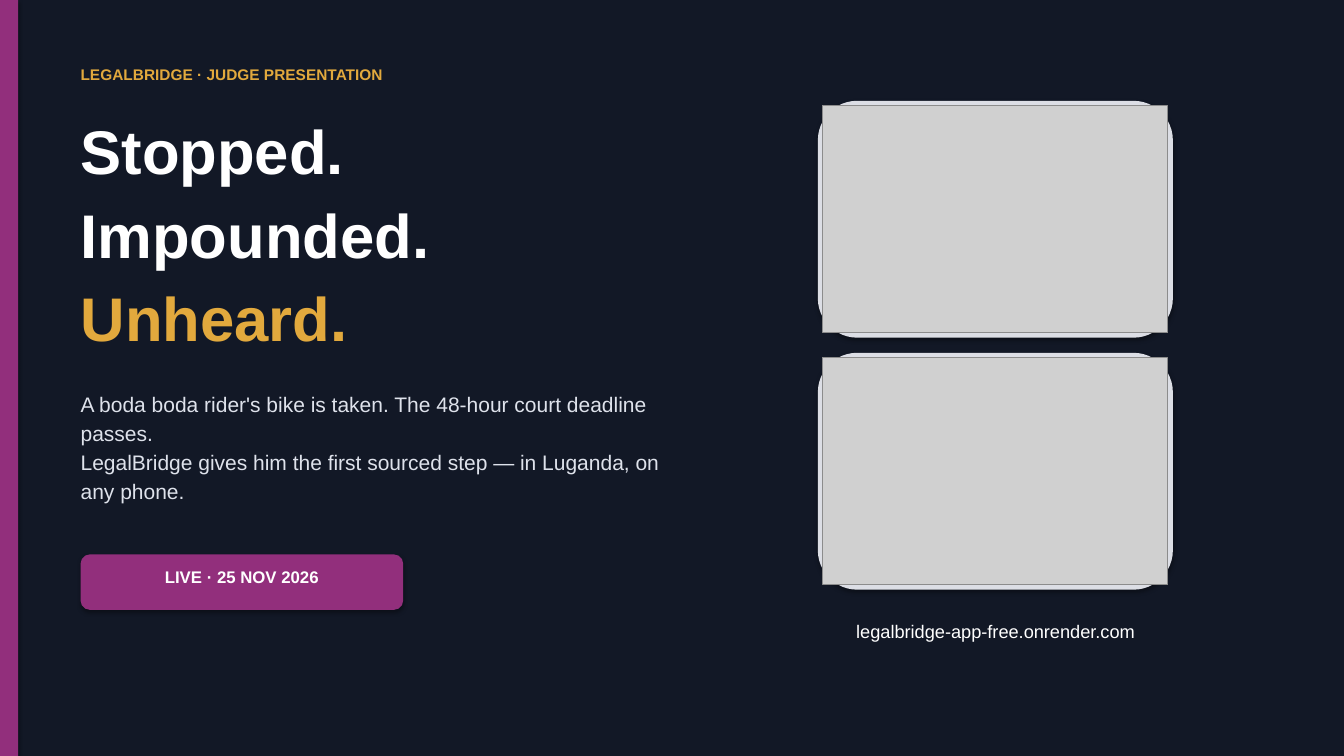
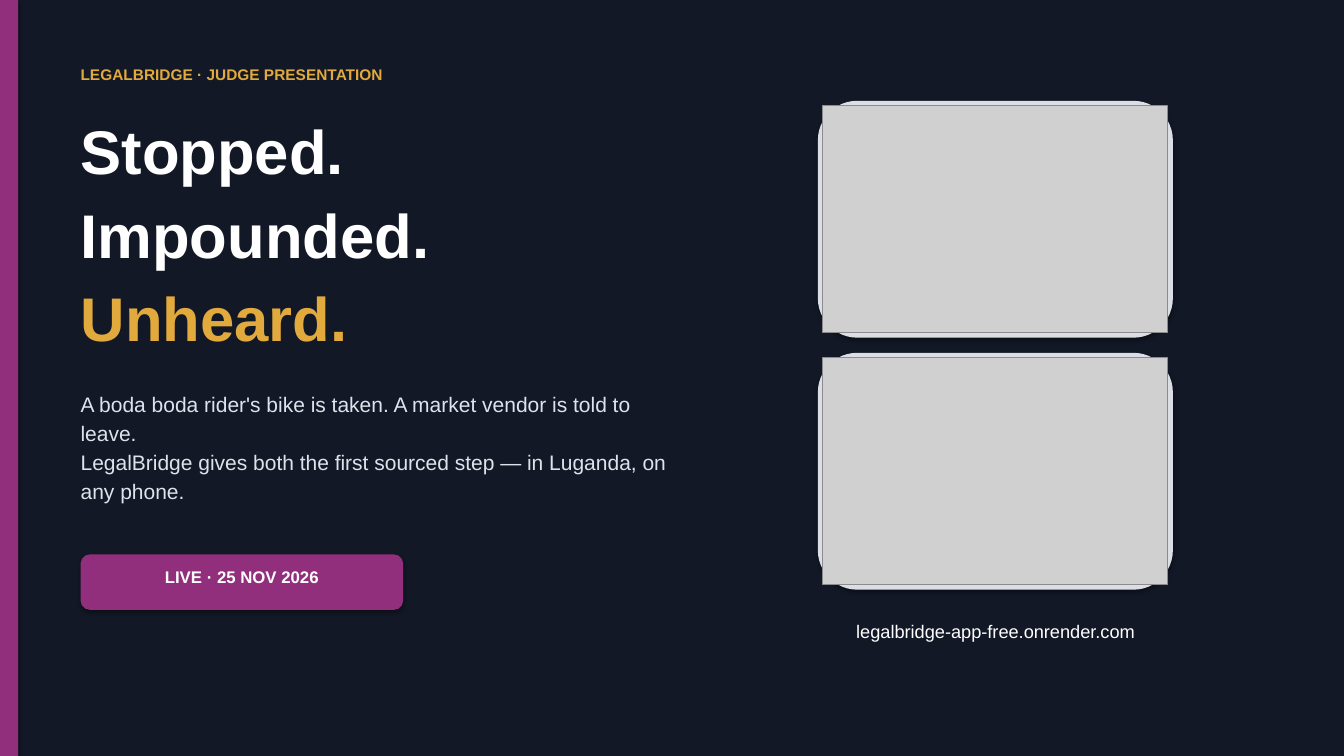
Before and after one commit to kamushabeampulira-afk/legalbridge-uganda, a slide deck: slide 1 of presentation/LegalBridge_Judge_Deck.pptx. Drawn at 1344x756 pixels with LibreOffice and Linux fonts; fonts in the diff are those of the drawing; grey boxes stand for pictures. Boxes give left, top, right and bottom in pixels: in the first picture for what was removed or moved away, otherwise in the second. Text is boxed around its words. In the diff, an @@ line names an element or a change of style, - is before the commit and + after.

Commit message:
Add two sourced market vendor slides to judge deck

```diff
--- a/presentation/LegalBridge_Judge_Deck.pptx
+++ b/presentation/LegalBridge_Judge_Deck.pptx
@@ text at (81,396,666,504): text changed @@
-A boda boda rider's bike is taken. The 48-hour court deadline passes.
-LegalBridge gives him the first sourced step — in Luganda, on any phone.
+A boda boda rider's bike is taken. A market vendor is told to leave.
+LegalBridge gives both the first sourced step — in Luganda, on any phone.
```
Also in this commit, not shown: 2 other slides changed, 2 slides added, 4 other files.
